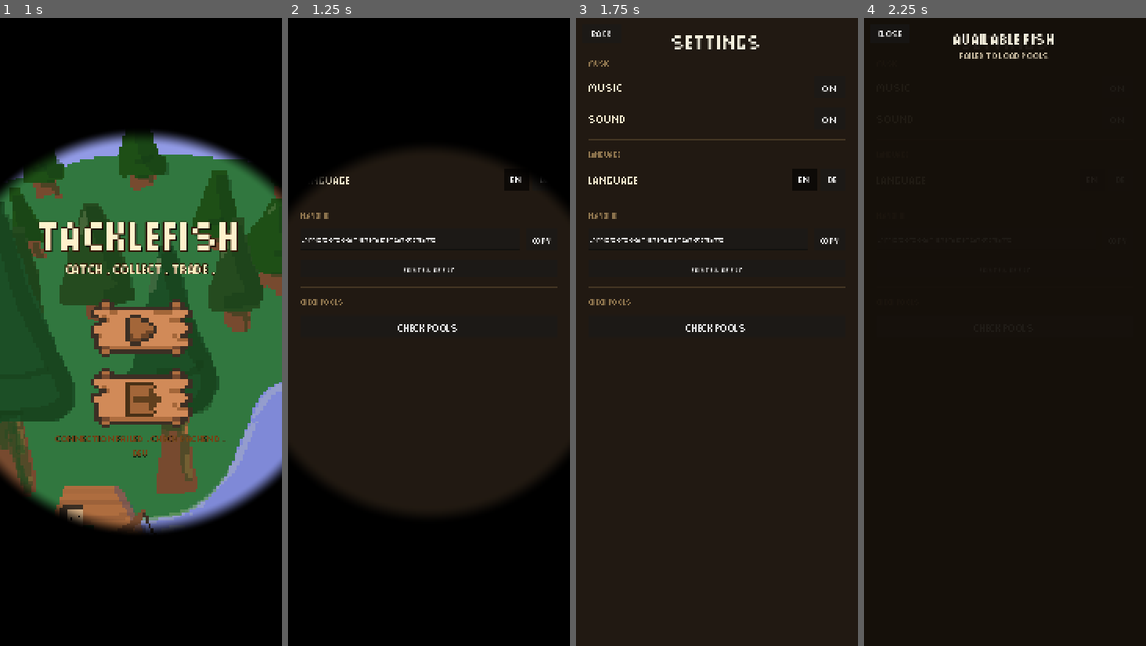
Above: before the commit, frames 1-4 (left to right).
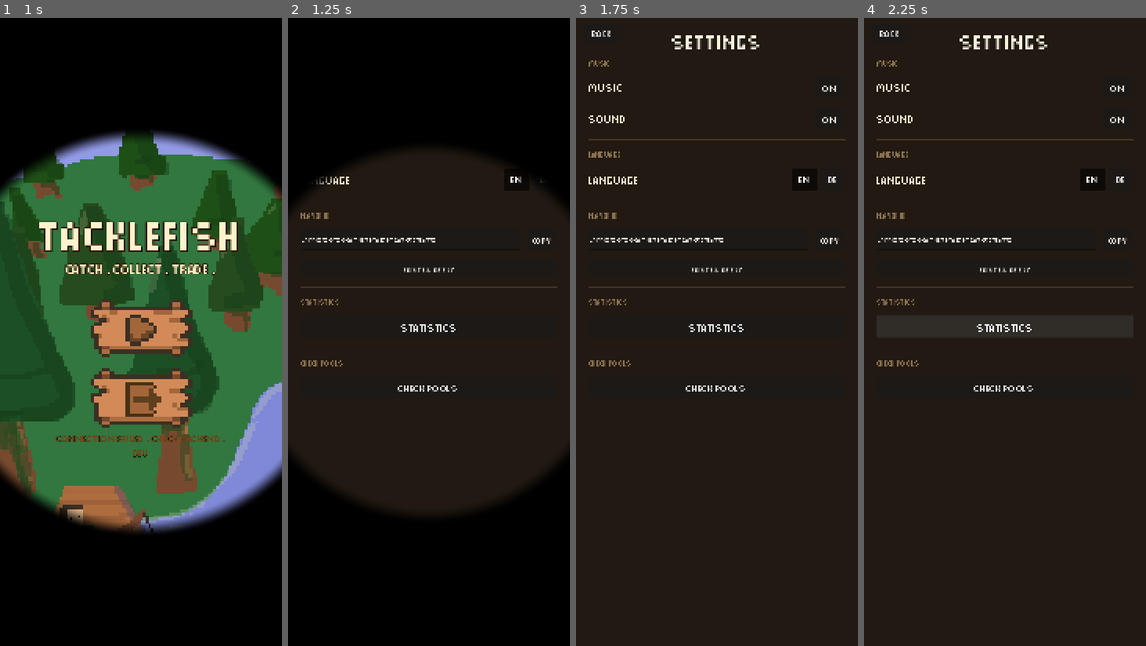
Above: after the commit, the same moments.

Repository: seekermarcel/tacklefish-mvp
Game: Godot game, scene res://scenes/main_menu/main_menu.tscn
Two runs of this game, one before a commit and one after it. Both use one fixed random seed, a clock stepped at 60 frames per second and the inputs below.
Inputs (mouse positions are in pixels of both pictures, inside the frame that each line leads up to):
- Up to frame 1 (1 s): click "Settings" at 0.5 s
- Up to frame 2 (1.25 s): no input
- Up to frame 3 (1.75 s): click "Back" at 1.25 s
- Up to frame 4 (2.25 s): click (1005, 325) at 2 s, where only the run after the commit has a clickable "Statistics"

Frame 1 is identical in both runs. In frame 2, 0.4% of the frame differs, in the area x 4-60%, y 44-60%; in frame 3, 0.4%; in frame 4, 5.2%, in the area x 4-96%, y 2-60%.

Commit message:
statistic screen

Diff:
--- /dev/null
+++ b/frontend/scenes/statistics/statistics.tscn
@@ -0,0 +1,12 @@
+[gd_scene format=3 uid="uid://statistics001"]
+
+[ext_resource type="Script" path="res://scripts/statistics/statistics.gd" id="1"]
+
+[node name="Statistics" type="Control"]
+layout_mode = 3
+anchors_preset = 15
+anchor_right = 1.0
+anchor_bottom = 1.0
+grow_horizontal = 2
+grow_vertical = 2
+script = ExtResource("1")
--- a/frontend/scripts/autoload/i18n.gd
+++ b/frontend/scripts/autoload/i18n.gd
@@ -31,6 +31,19 @@
 	var de := Translation.new()
 	de.locale = "de"
 	var de_msgs := {
+		# Statistics
+		"Statistics": "Statistiken",
+		"Total Caught": "Gesamt gefangen",
+		"Species Collected": "Arten gesammelt",
+		"By Rarity": "Nach Seltenheit",
+		"Most Caught": "Häufigste Art",
+		"Rarest Catch": "Seltenster Fang",
+		"Most Exclusive": "Exklusivstes",
+		"Special Variants": "Spezial-Varianten",
+		"Loading stats...": "Lade Statistiken...",
+		"No fish caught yet": "Noch keine Fische gefangen",
+		"times": "mal",
+		"Edition #%d": "Edition #%d",
 		# Settings
 		"Settings": "Einstellungen",
 		"Player ID": "Spieler-ID",
--- a/frontend/scripts/settings/settings.gd
+++ b/frontend/scripts/settings/settings.gd
@@ -152,6 +152,19 @@
 
 	vbox.add_child(_divider())
 
+	# --- Statistics section ---
+	vbox.add_child(_section_label(tr("Statistics")))
+	var stats_btn := Button.new()
+	stats_btn.text = tr("Statistics")
+	stats_btn.add_theme_font_override("font", PIXEL_FONT)
+	stats_btn.add_theme_font_size_override("font_size", 18)
+	stats_btn.custom_minimum_size = Vector2(0, 56)
+	stats_btn.size_flags_horizontal = Control.SIZE_EXPAND_FILL
+	stats_btn.pressed.connect(func(): SceneTransition.iris_to("res://scenes/statistics/statistics.tscn"))
+	vbox.add_child(stats_btn)
+
+	vbox.add_child(_divider())
+
 	# --- Pool section ---
 	vbox.add_child(_section_label(tr("Check Pools")))
 	var pool_btn := Button.new()
--- /dev/null
+++ b/frontend/scripts/statistics/statistics.gd
@@ -0,0 +1,271 @@
+extends Control
+## Statistics screen. Fetches the full inventory and computes collection stats.
+
+const PIXEL_FONT := preload("res://resources/fonts/pixel.ttf")
+const TOTAL_SPECIES := 12
+
+const RARITY_ORDER := ["common", "uncommon", "rare", "epic", "legendary"]
+const RARITY_COLORS := {
+	"common":    Color(0.62, 0.62, 0.62),
+	"uncommon":  Color(0.30, 0.69, 0.31),
+	"rare":      Color(0.13, 0.59, 0.95),
+	"epic":      Color(0.61, 0.15, 0.69),
+	"legendary": Color(1.0,  0.60, 0.0),
+}
+
+var _content: VBoxContainer
+var _status: Label
+
+func _ready() -> void:
+	_build_ui()
+	_load_stats()
+
+func _build_ui() -> void:
+	# Background
+	var bg := ColorRect.new()
+	bg.color = Color(0.13, 0.10, 0.07)
+	bg.set_anchors_preset(Control.PRESET_FULL_RECT)
+	add_child(bg)
+
+	# Back button
+	var back_btn := Button.new()
+	back_btn.text = tr("Back")
+	back_btn.add_theme_font_override("font", PIXEL_FONT)
+	back_btn.add_theme_font_size_override("font_size", 16)
+	back_btn.custom_minimum_size = Vector2(100, 48)
+	back_btn.position = Vector2(16, 16)
+	back_btn.pressed.connect(func(): SceneTransition.iris_to("res://scenes/settings/settings.tscn"))
+	add_child(back_btn)
+
+	# Title
+	var title := Label.new()
+	title.text = tr("Statistics")
+	title.add_theme_font_override("font", PIXEL_FONT)
+	title.add_theme_font_size_override("font_size", 36)
+	title.add_theme_color_override("font_color", Color(0.96, 0.94, 0.87))
+	title.add_theme_color_override("font_outline_color", Color(0.12, 0.10, 0.08))
+	title.add_theme_constant_override("outline_size", 6)
+	title.horizontal_alignment = HORIZONTAL_ALIGNMENT_CENTER
+	title.anchor_left = 0.0
+	title.anchor_right = 1.0
+	title.offset_top = 24.0
+	title.offset_bottom = 80.0
+	add_child(title)
+
+	# Status label (loading / error)
+	_status = Label.new()
+	_status.add_theme_font_override("font", PIXEL_FONT)
+	_status.add_theme_font_size_override("font_size", 18)
+	_status.add_theme_color_override("font_color", Color(0.75, 0.70, 0.60))
+	_status.horizontal_alignment = HORIZONTAL_ALIGNMENT_CENTER
+	_status.vertical_alignment = VERTICAL_ALIGNMENT_CENTER
+	_status.anchor_left = 0.0
+	_status.anchor_right = 1.0
+	_status.anchor_top = 0.3
+	_status.anchor_bottom = 0.7
+	add_child(_status)
+
+	# Scrollable stats content (hidden until loaded)
+	var scroll := ScrollContainer.new()
+	scroll.anchor_left = 0.0
+	scroll.anchor_right = 1.0
+	scroll.anchor_top = 0.0
+	scroll.anchor_bottom = 1.0
+	scroll.offset_left = 32.0
+	scroll.offset_right = -32.0
+	scroll.offset_top = 100.0
+	scroll.offset_bottom = -24.0
+	scroll.visible = false
+	add_child(scroll)
+
+	_content = VBoxContainer.new()
+	_content.size_flags_horizontal = Control.SIZE_EXPAND_FILL
+	_content.add_theme_constant_override("separation", 20)
+	scroll.add_child(_content)
+
+	# Store scroll ref so we can show it after loading
+	_content.set_meta("scroll", scroll)
+
+func _load_stats() -> void:
+	_status.text = tr("Loading stats...")
+	_status.visible = true
+
+	# Paginate through all fish (backend caps limit at 100).
+	var all_fish: Array = []
+	var offset := 0
+	var total := 1  # will be set after first response
+
+	while offset < total:
+		var result := await Network.get_inventory(100, offset)
+		if result.status != 200:
+			_status.text = tr("Failed to load")
+			return
+		var data: Dictionary = result.data
+		total = data.get("total", 0)
+		var page: Array = data.get("fish", [])
+		all_fish.append_array(page)
+		offset += page.size()
+		if page.is_empty():
+			break
+
+	_status.visible = false
+
+	if all_fish.is_empty():
+		_status.text = tr("No fish caught yet")
+		_status.visible = true
+		return
+
+	var stats := _compute(all_fish)
+	_populate(stats)
+
+	var scroll: ScrollContainer = _content.get_meta("scroll")
+	scroll.visible = true
+
+func _compute(fish: Array) -> Dictionary:
+	var rarity_counts := {}
+	var species_counts := {}
+	var species_set := {}
+	var best_rarity_rank := -1
+	var best_rarity_fish: Dictionary = {}
+	var best_edition_fish: Dictionary = {}
+	var variant_count := 0
+
+	for f: Dictionary in fish:
+		var species: String = f.get("species", "")
+		var rarity: String  = f.get("rarity", "common")
+		var edition: int    = f.get("edition_number", 0)
+		var color: String   = f.get("color_variant", "normal")
+
+		species_set[species] = true
+		rarity_counts[rarity] = rarity_counts.get(rarity, 0) + 1
+		species_counts[species] = species_counts.get(species, 0) + 1
+
+		var rank: int = RARITY_ORDER.find(rarity)
+		if rank > best_rarity_rank:
+			best_rarity_rank = rank
+			best_rarity_fish = f
+
+		if best_edition_fish.is_empty() or edition < best_edition_fish.get("edition_number", 999999):
+			best_edition_fish = f
+
+		if color != "normal":
+			variant_count += 1
+
+	# Most caught species
+	var top_species := ""
+	var top_count := 0
+	for sp: String in species_counts:
+		if species_counts[sp] > top_count:
+			top_count = species_counts[sp]
+			top_species = sp
+
+	return {
+		"total": fish.size(),
+		"species_count": species_set.size(),
+		"rarity_counts": rarity_counts,
+		"best_rarity_fish": best_rarity_fish,
+		"best_edition_fish": best_edition_fish,
+		"top_species": top_species,
+		"top_count": top_count,
+		"variant_count": variant_count,
+	}
+
+func _populate(s: Dictionary) -> void:
+	# --- Total & species ---
+	_content.add_child(_stat_row(tr("Total Caught"), "%d" % s.total))
+	_content.add_child(_stat_row(
+		tr("Species Collected"),
+		"%d / %d" % [s.species_count, TOTAL_SPECIES]
+	))
+
+	_content.add_child(_divider())
+
+	# --- Rarity breakdown ---
+	_content.add_child(_section_label(tr("By Rarity")))
+	var counts: Dictionary = s.rarity_counts
+	for rarity: String in RARITY_ORDER:
+		var n: int = counts.get(rarity, 0)
+		var color: Color = RARITY_COLORS.get(rarity, Color.WHITE)
+		_content.add_child(_stat_row(tr(rarity), "%d" % n, color))
+
+	_content.add_child(_divider())
+
+	# --- Highlights ---
+	_content.add_child(_section_label(tr("Most Caught")))
+	var top: String = s.top_species
+	_content.add_child(_stat_row(
+		tr(top) if not top.is_empty() else "—",
+		"%d %s" % [s.top_count, tr("times")]
+	))
+
+	_content.add_child(_divider())
+
+	_content.add_child(_section_label(tr("Rarest Catch")))
+	var best: Dictionary = s.best_rarity_fish
+	if not best.is_empty():
+		var r: String = best.get("rarity", "")
+		_content.add_child(_stat_row(
+			tr(best.get("species", "")),
+			tr(r),
+			RARITY_COLORS.get(r, Color.WHITE)
+		))
+
+	_content.add_child(_divider())
+
+	_content.add_child(_section_label(tr("Most Exclusive")))
+	var excl: Dictionary = s.best_edition_fish
+	if not excl.is_empty():
+		_content.add_child(_stat_row(
+			tr(excl.get("species", "")),
+			tr("Edition #%d") % excl.get("edition_number", 0)
+		))
+
+	_content.add_child(_divider())
+
+	_content.add_child(_stat_row(
+		tr("Special Variants"),
+		"%d" % s.variant_count
+	))
+
+# --- UI helpers ---
+
+func _stat_row(label: String, value: String, label_color: Color = Color(0.92, 0.88, 0.78)) -> HBoxContainer:
+	var row := HBoxContainer.new()
+	row.size_flags_horizontal = Control.SIZE_EXPAND_FILL
+	row.custom_minimum_size = Vector2(0, 48)
+	row.add_theme_constant_override("separation", 12)
+
+	var lbl := Label.new()
+	lbl.text = label
+	lbl.add_theme_font_override("font", PIXEL_FONT)
+	lbl.add_theme_font_size_override("font_size", 18)
+	lbl.add_theme_color_override("font_color", label_color)
+	lbl.size_flags_horizontal = Control.SIZE_EXPAND_FILL
+	lbl.vertical_alignment = VERTICAL_ALIGNMENT_CENTER
+	row.add_child(lbl)
+
+	var val := Label.new()
+	val.text = value
+	val.add_theme_font_override("font", PIXEL_FONT)
+	val.add_theme_font_size_override("font_size", 18)
+	val.add_theme_color_override("font_color", Color(0.96, 0.94, 0.87))
+	val.horizontal_alignment = HORIZONTAL_ALIGNMENT_RIGHT
+	val.vertical_alignment = VERTICAL_ALIGNMENT_CENTER
+	row.add_child(val)
+
+	return row
+
+func _section_label(text: String) -> Label:
+	var lbl := Label.new()
+	lbl.text = text
+	lbl.add_theme_font_override("font", PIXEL_FONT)
+	lbl.add_theme_font_size_override("font_size", 13)
+	lbl.add_theme_color_override("font_color", Color(0.55, 0.45, 0.30))
+	return lbl
+
+func _divider() -> Control:
+	var line := ColorRect.new()
+	line.color = Color(0.35, 0.28, 0.18, 0.6)
+	line.custom_minimum_size = Vector2(0, 2)
+	line.size_flags_horizontal = Control.SIZE_EXPAND_FILL
+	return line
Not shown, added: frontend/scripts/statistics/statistics.gd.uid
